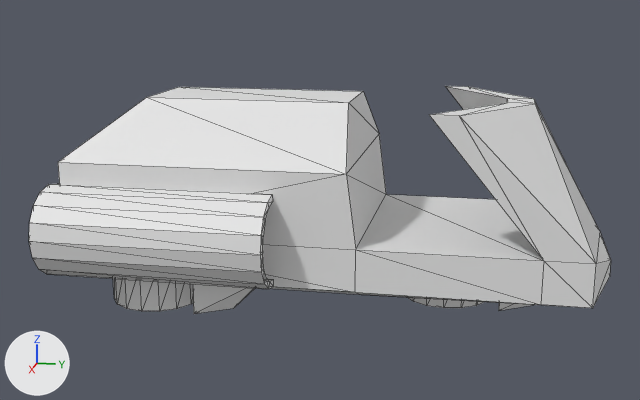
What one commit did to the OBJ model src/main/resources/assets/adv_rocketry/multiblock/legacy/hovercraft.obj.
Camera for both pictures: a 50 mm lens placed at (5.94, 0.33, 1.28), pointed at (0.04, -0.85, -0.2). The lights are fixed; the arrows at lower left show +X, +Y and +Z. The older version comes first. Mesh edges are drawn as thin lines. Where no turn or scale is listed for an object, it has been applied to the vertices. Vertices at exactly the same position are counted once.

In view in the first picture: 'hovercraft'.
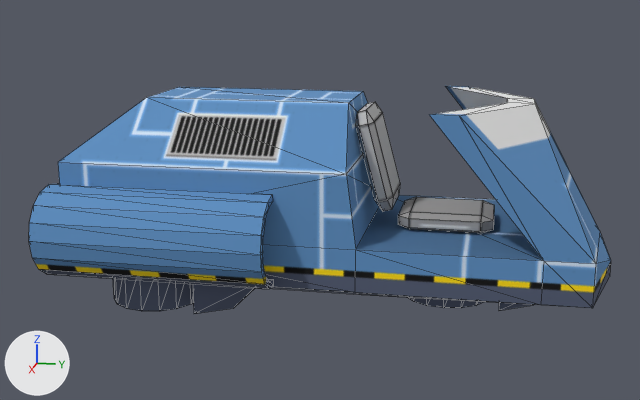
The edits, one by one:
Picture 'hovercraft' (img_hovercraft) is new.
Material 'hovercraft' (mat_hovercraft) is new.
Its texture is img_hovercraft.
Its roughness is 1.0.
me_hovercraft is used by ob_hovercraft; location (0.0, 0.0, 0.0).
me_hovercraft had 449 vertices, 814 faces and spanned x -1.05..1.05, y -2.51..1.09, z -0.83..0.53.
me_hovercraft now has 497 vertices, 866 faces and spans x -1.05..1.05, y -2.51..1.09, z -0.83..0.53.
me_hovercraft part 1: a new loose piece of 24 vertices spanning x -0.28..0.28, y -0.57..-0.32, z -0.21..0.47, in mat_hovercraft (picture img_hovercraft).
me_hovercraft part 2: a new loose piece of 24 vertices spanning x -0.28..0.28, y -0.28..0.34, z -0.33..-0.2, in mat_hovercraft (picture img_hovercraft).
me_hovercraft part 3: 814 faces spanning x -1.05..1.05, y -2.51..1.09, z -0.83..0.53 switch from no material to mat_hovercraft (picture img_hovercraft).

Changed parts and their boxes [x1, y1, x2, y2] in the pictures (640 x 400 px):
part 1 of me_hovercraft, added
    after: [356, 102, 400, 211]
part 2 of me_hovercraft, added
    after: [398, 197, 494, 233]
part 3 of me_hovercraft, recoloured (white to blue)
    both: [29, 86, 611, 314]
